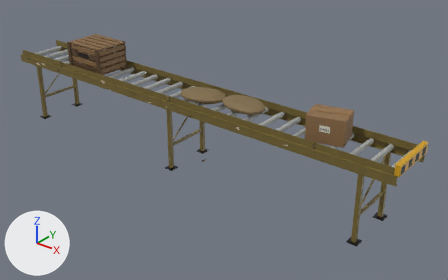
The glTF model LIMINAL V13/data/models/conveyor@1.glb, before and after one commit.
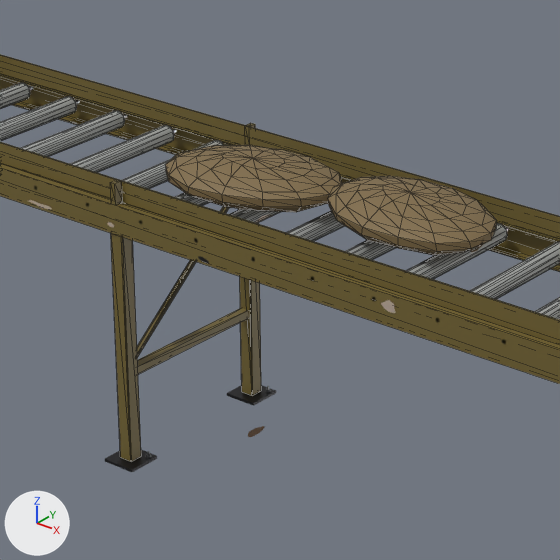
Each version appears first whole from a 50 mm camera at (4.81, -5.26, 3.72) aimed at (0.46, 0.18, 0.35), and next in a close-up on the part from 31% to 63% of the width and 18% to 69% of the height. Every picture has the same lights, and +X, +Y and +Z are marked at lower left. The first two pictures are the older version. The close-ups show mesh edges as thin lines. Vertices at exactly the same position are counted once.

Before the edit, the objects in view are built like this:
```python
me_teil = bpy.data.meshes.new('teil')
me_teil.from_pydata(...)  # 300 vertices, 512 faces; spans x -2.92..2.92, y -0.33..0.33, z 0.01..0.97
me_teil.materials.append(mat_look_paint_r_1_05__rollenbahn_lack)  # dark yellow #756633
me_teil_004 = bpy.data.meshes.new('teil.004')
me_teil_004.from_pydata(...)  # 104 vertices, 114 faces; spans x -2.76..2.61, y -0.36..0.36, z 0.0..0.9
me_teil_004.materials.append(mat_look_metal_r_0_9__stahl_dunkel)  # dark grey #38383b
me_teil_010 = bpy.data.meshes.new('teil.010')
me_teil_010.from_pydata(...)  # 228 vertices, 448 faces; spans x 0.005..1.141, y -0.224..0.248, z 0.901..1.033
me_teil_010.materials.append(mat_look_fabric_r_1_4__jute)  # brown #7f6b47
ob_teil = bpy.data.objects.new('teil', me_teil)
ob_teil.location = (0.0, 0.0, 0.0)
ob_teil_004 = bpy.data.objects.new('teil.004', me_teil_004)
ob_teil_004.location = (0.0, 0.0, 0.0)
ob_teil_010 = bpy.data.objects.new('teil.010', me_teil_010)
ob_teil_010.location = (0.0, 0.0, 0.0)
# also in view: 'teil.001' at (0.0, 0.0, 0.87)
```
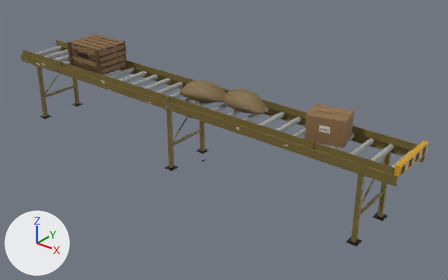
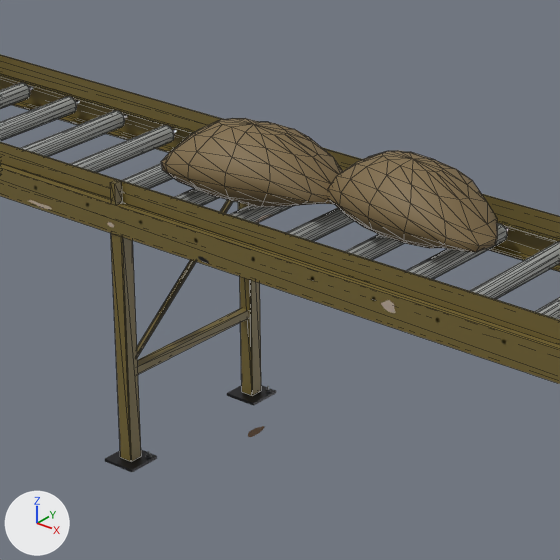
Location of each change, [x1, y1, x2, y2] in pixels of the close-ups (560 x 560 px):
```json
{"object": "teil.010", "change": "reshaped", "before": [165, 145, 496, 255], "after": [161, 118, 497, 252], "on screen": "22% taller"}
```

Edits to the scene script, one JSON object a line:
```json
{"block": "me_teil_010", "where": "# used by ob_teil_010; location = (0.0, 0.0, 0.0)"}
{"op": "remove", "block": "me_teil_010", "code": "me_teil_010.from_pydata(...)  # 228 vertices, 448 faces; spans x 0.005..1.141, y -0.224..0.248, z 0.901..1.033"}
{"op": "add", "block": "me_teil_010", "code": "me_teil_010.from_pydata(...)  # 228 vertices, 448 faces; spans x -0.017..1.167, y -0.207..0.229, z 0.903..1.142"}
{"block": "me_teil_010", "change": "me_teil_010 part 1: 228 of 228 vertices moved; they spanned x 0.005..1.141, y -0.224..0.248, z 0.901..1.033 and now span x -0.017..1.167, y -0.207..0.229, z 0.903..1.142; mean shift (0.0, 0.0, 0.04)"}
```
